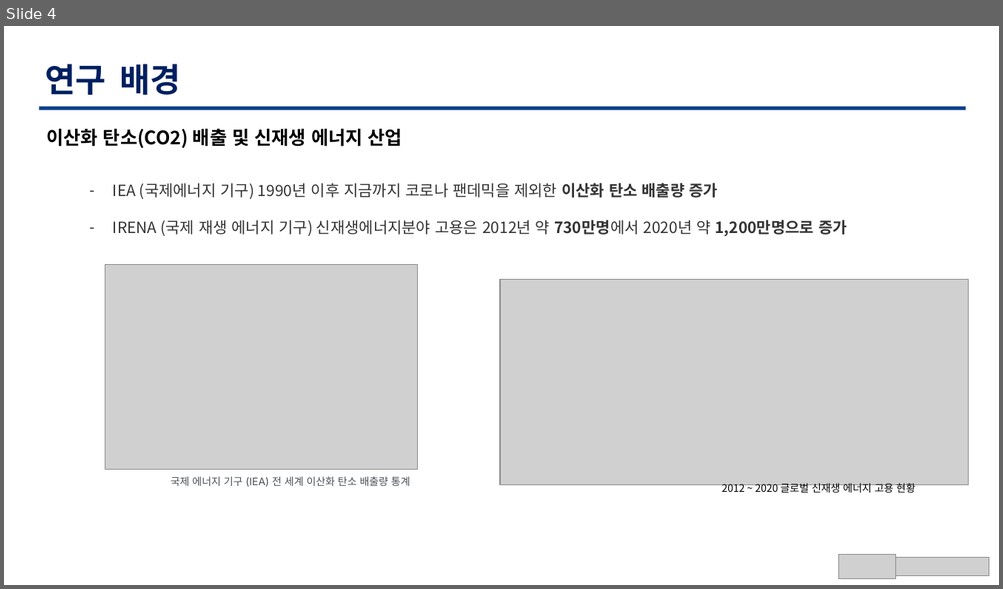
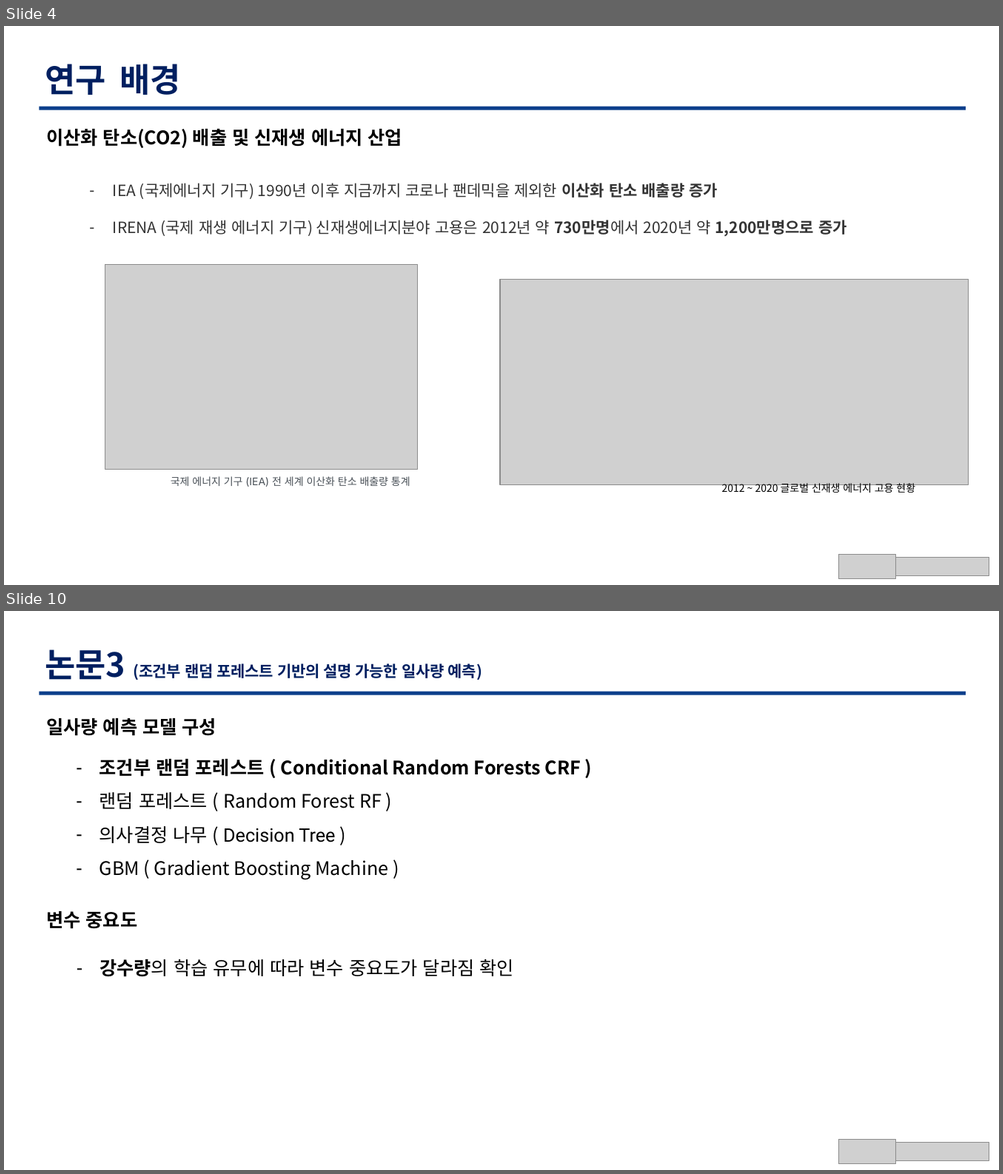
Before and after one commit to TaegyuHan/Solar_radiation_prediction_model, a slide deck: KICS_PT/[KICS] 동향 poster.pptx. Shown one above the other, each under a label of ours: slide 4 before the commit, slides 4 and 10 after it; the slides between them are not shown. The pictures are 1003x589 and 1003x1174 pixels, drawn with LibreOffice and Linux fonts; fonts in the diff are those of the drawing; grey boxes stand for pictures. Boxes give left, top, right and bottom in pixels: in the first picture for what was removed or moved away, otherwise in the second. Text is boxed around its words. In the diff, an @@ line names an element or a change of style, - is before the commit and + after.

```diff
--- a/KICS_PT/[KICS] 동향 poster.pptx
+++ b/KICS_PT/[KICS] 동향 poster.pptx
@@ slide 10 added at box(4, 611, 999, 1170), background #FFFFFF @@
@@ text added at box(45, 649, 482, 680), 15 pt, text #001F60, bold @@
+논문3 (조건부 랜덤 포레스트 기반의 설명 가능한 일사량 예측)
@@ freeform shape added at box(39, 692, 966, 695), fill #0C3F8B @@
@@ text added at box(46, 718, 216, 736), 18 pt, text #000000, bold @@
+일사량 예측 모델 구성
@@ text added at box(99, 759, 580, 880), 18 pt, text #000000 @@
+– 조건부 랜덤 포레스트 ( Conditional Random Forests CRF )
+– 랜덤 포레스트 ( Random Forest RF )
+– 의사결정 나무 ( Decision Tree )
+– GBM ( Gradient Boosting Machine )
@@ text added at box(46, 911, 138, 929), 18 pt, text #000000, bold @@
+변수 중요도
@@ text added at box(99, 960, 513, 977), 18 pt, text #000000 @@
+– 강수량의 학습 유무에 따라 변수 중요도가 달라짐 확인
@@ picture added at box(838, 1140, 896, 1165) @@
@@ picture added at box(896, 1143, 989, 1161) @@
```
Also in this commit, not shown: 3 slides changed, 5 other slides added, 7 slides removed, 4 other files.
